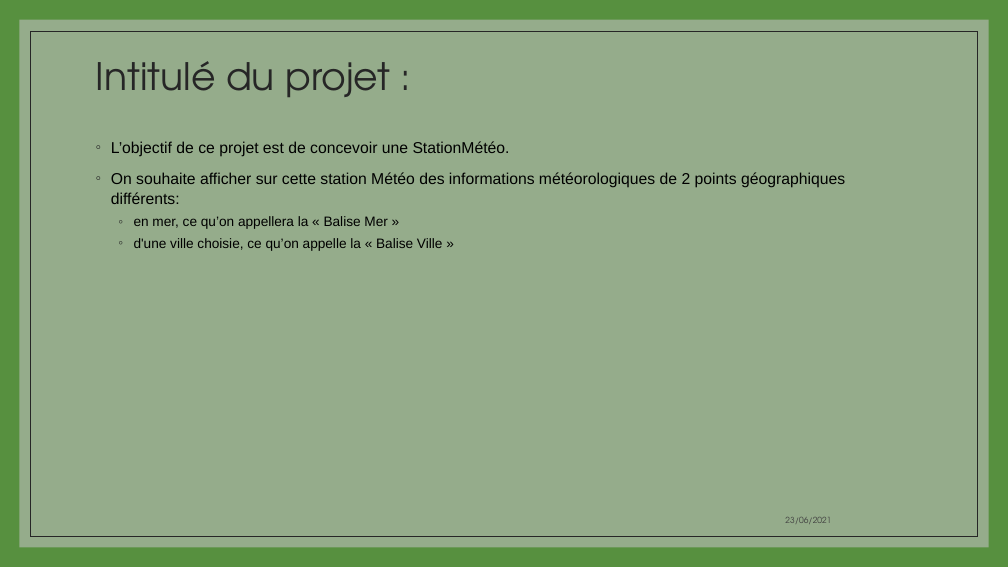
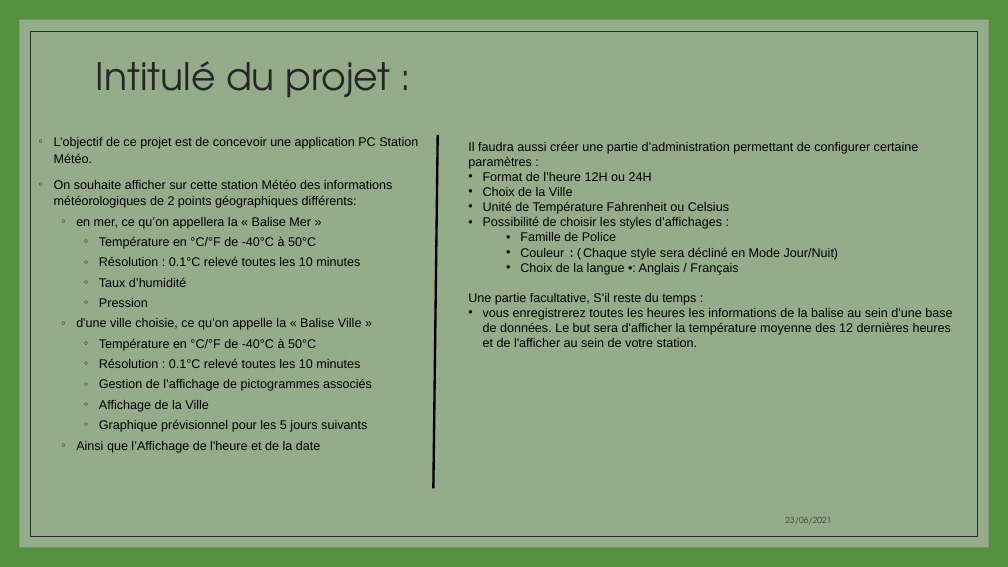
Before and after one commit to aiekick/ProjectStationMeteo, a slide deck: slide 5 of doc/StationMeteo_Soutenance_Stephane.pptx. Drawn at 1008x567 pixels with LibreOffice and Linux fonts; fonts in the diff are those of the drawing. Boxes give left, top, right and bottom in pixels: in the first picture for what was removed or moved away, otherwise in the second. Text is boxed around its words. In the diff, an @@ line names an element or a change of style, - is before the commit and + after.

```diff
--- a/doc/StationMeteo_Soutenance_Stephane.pptx
+++ b/doc/StationMeteo_Soutenance_Stephane.pptx
@@ text "L’objectif de ce projet est ...": place and size @@
-text "L’objectif de ce projet est ..." at bbox=[111, 141, 845, 251]
+text "L’objectif de ce projet est ..." at bbox=[54, 137, 418, 453]
@@ text at bbox=[54, 137, 418, 163]: text changed; size 15 to 12 pt @@
-◦ L’objectif de ce projet est de concevoir une StationMétéo.
+◦ L’objectif de ce projet est de concevoir une application PC Station Météo.
@@ line added from (438, 135) to (433, 488), #000000 2.25 pt @@
@@ text added at bbox=[468, 142, 952, 347], 12 pt, text #000000 @@
+Il faudra aussi créer une partie d’administration permettant de configurer certaine paramètres :
+• Format de l’heure 12H ou 24H
+• Choix de la Ville
+• Unité de Température Fahrenheit ou Celsius
+• Possibilité de choisir les styles d’affichages :
+  • Famille de Police
+  • Couleur :(Chaque style sera décliné en Mode Jour/Nuit)
+  • Choix de la langue •: Anglais / Français
+Une partie facultative, S'il reste du temps :
+• vous enregistrerez toutes les heures les informations de la balise au sein d'une base de données. Le but sera d'afficher la température moyenne des 12 dernières heures et de l'afficher au sein de votre station.
@@ text at bbox=[54, 179, 393, 330]: size 15 to 12 pt in "On souhaite afficher sur cette station Météo ..."; size 13 to 12 pt in "en mer, ce qu’on appellera la « ...", "d'une ville choisie, ce qu’on appelle la ..." @@
@@ text at bbox=[99, 237, 360, 307]: paragraphs added @@
+    ◦ Température en °C/°F de -40°C à 50°C
+    ◦ Résolution : 0.1°C relevé toutes les 10 minutes
+    ◦ Taux d’humidité
+    ◦ Pression
@@ text at bbox=[76, 339, 372, 453]: paragraphs added @@
+    ◦ Température en °C/°F de -40°C à 50°C
+    ◦ Résolution : 0.1°C relevé toutes les 10 minutes
+    ◦ Gestion de l’affichage de pictogrammes associés
+    ◦ Affichage de la Ville
+    ◦ Graphique prévisionnel pour les 5 jours suivants
+  ◦ Ainsi que l’Affichage de l'heure et de la date
```
Also in this commit, not shown: 8 other slides changed, 5 slides removed.
